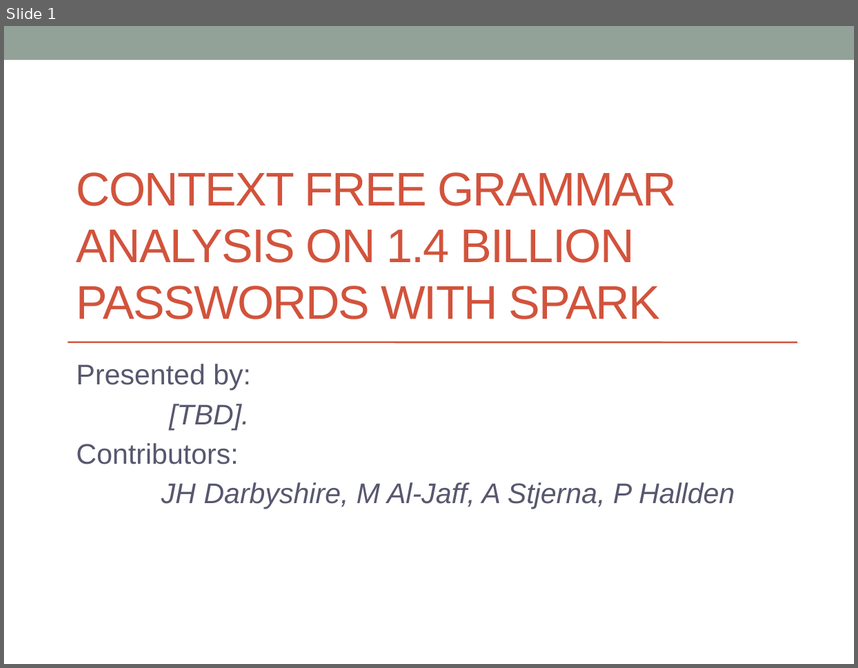
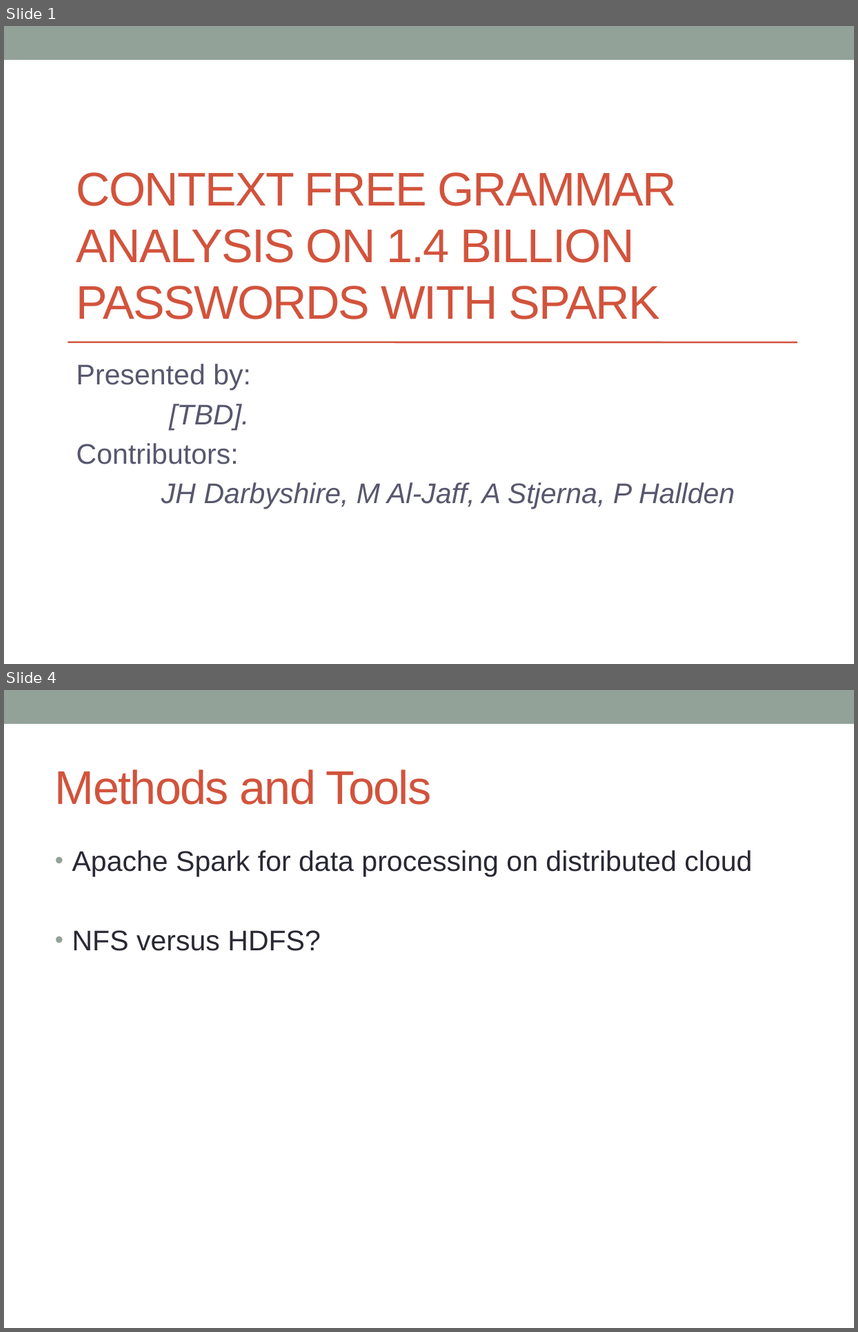
Before and after one commit to ldsa-project-g2/passwords, a slide deck: presentation/group_presentation.pptx. Shown one above the other, each under a label of ours: slide 1 before the commit, slides 1 and 4 after it; the slides between them are not shown. The pictures are 858x668 and 858x1332 pixels, drawn with LibreOffice and Linux fonts; fonts in the diff are those of the drawing. Boxes give left, top, right and bottom in pixels: in the first picture for what was removed or moved away, otherwise in the second. Text is boxed around its words. In the diff, an @@ line names an element or a change of style, - is before the commit and + after.

```diff
--- a/presentation/group_presentation.pptx
+++ b/presentation/group_presentation.pptx
@@ slide 4 added at box(4, 690, 854, 1328), background #FFFFFF; not listed: 1 template element that a slide beside it also shows @@
@@ title added at box(55, 769, 432, 805), 40 pt, text #D2533C @@
+Methods and Tools
@@ text added at box(72, 850, 752, 951), 24 pt, text #292934 @@
+• Apache Spark for data processing on distributed cloud
+• NFS versus HDFS?
```
Also in this commit, not shown: 3 slides changed, 1 other slide added.
